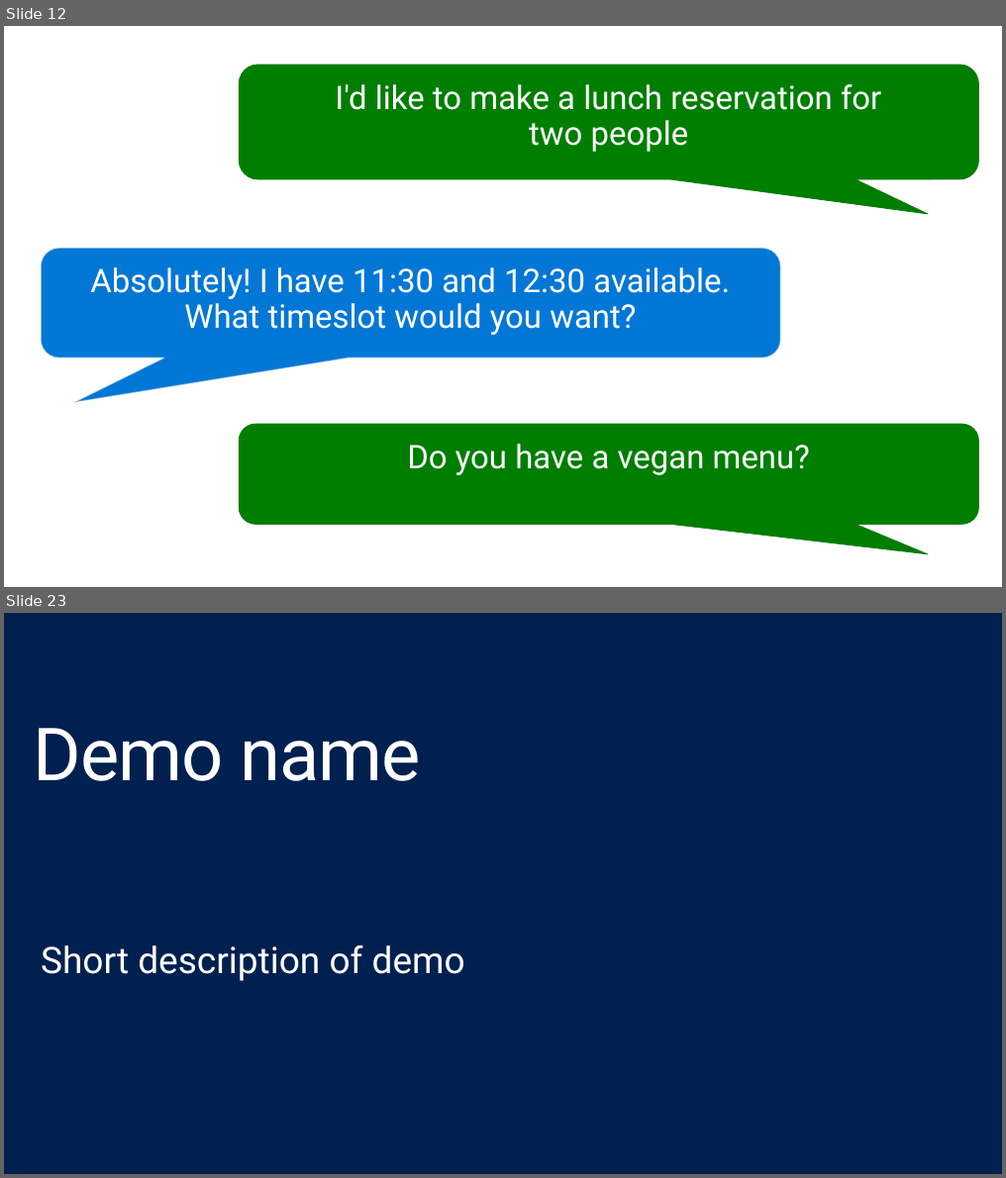
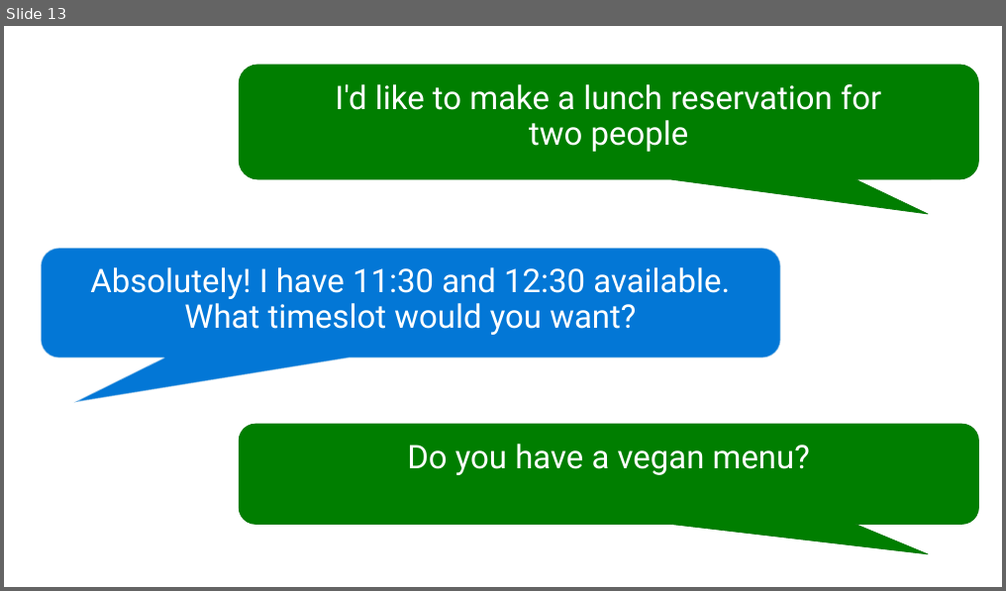
Before and after one commit to GeekTrainer/help-desk-bot-lab, a slide deck: Slides/2 - Mastering the user experience.pptx. Shown one above the other, each under a label of ours: slides 12 and 23 before the commit, slide 13 after it; the slides between them are not shown. The pictures are 1006x1178 and 1006x591 pixels, drawn with LibreOffice and Linux fonts; fonts in the diff are those of the drawing. Boxes give left, top, right and bottom in pixels: in the first picture for what was removed or moved away, otherwise in the second. Text is boxed around its words. In the diff, an @@ line names an element or a change of style, - is before the commit and + after.

```diff
--- a/Slides/2 - Mastering the user experience.pptx
+++ b/Slides/2 - Mastering the user experience.pptx
@@ slide 23 removed at (4,613,1002,1174), background #002050 @@
@@ title removed at (34,728,420,781) @@
-Demo name
@@ text removed at (41,946,465,981) @@
-Short description of demo
@@ what was slide 12 is now slide 13 @@
```
Also in this commit, not shown: 1 slide changed, 9 slides added, 21 other slides removed.
